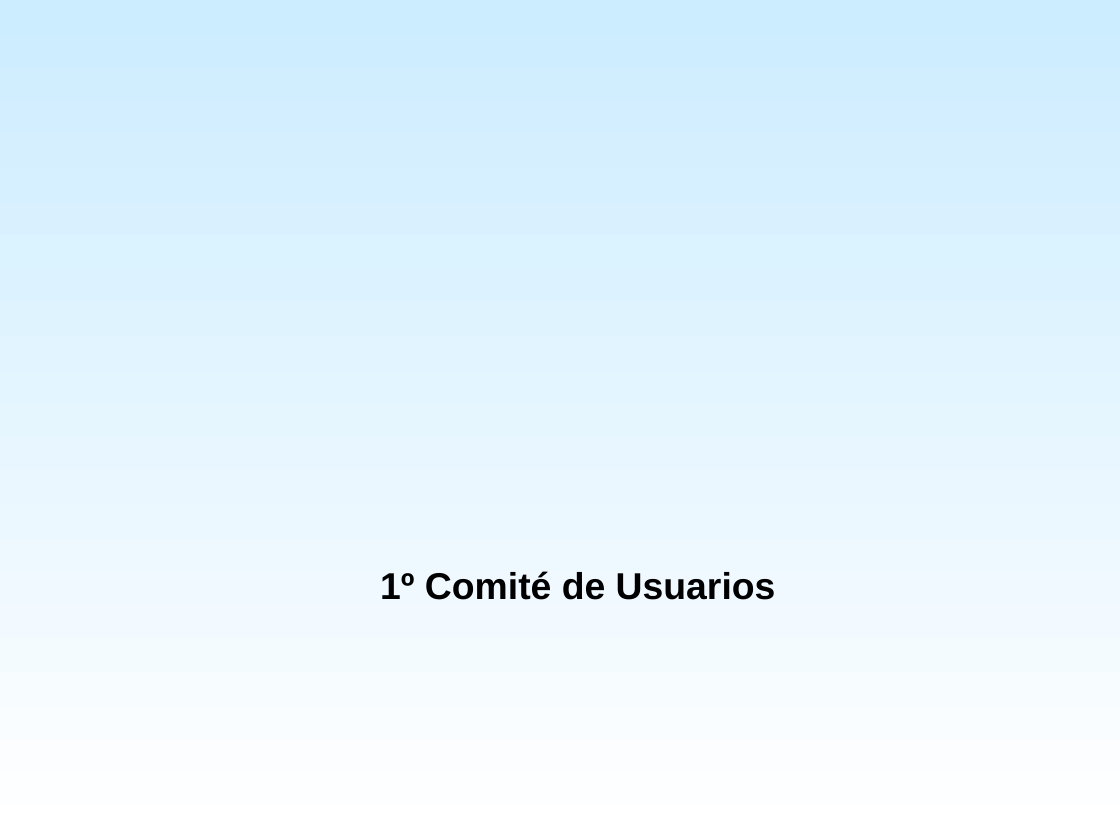
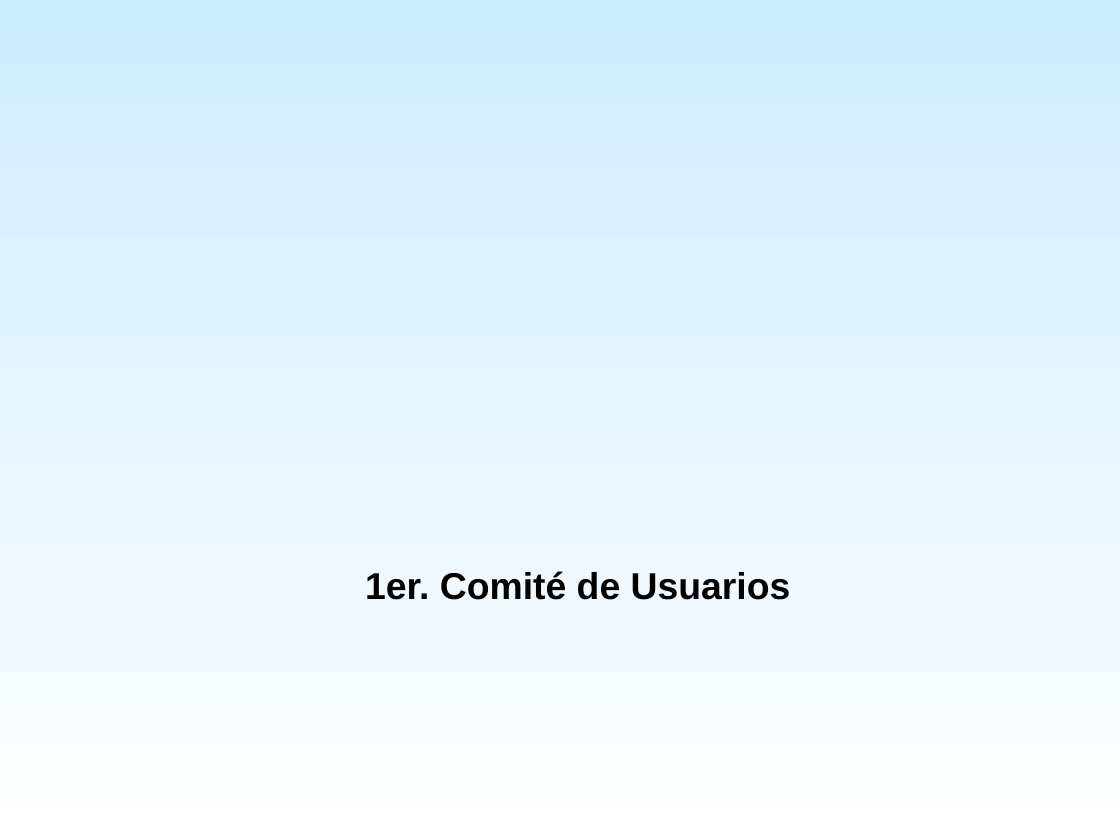
Before and after one commit to SIU-Toba/framework, a slide deck: slide 1 of doc/presentacion/1er Comite Usuarios.ppt. Drawn at 1120x840 pixels with LibreOffice and Linux fonts; fonts in the diff are those of the drawing; background and template pictures are left out. Boxes give left, top, right and bottom in pixels: in the first picture for what was removed or moved away, otherwise in the second. Text is boxed around its words. In the diff, an @@ line names an element or a change of style, - is before the commit and + after.

```diff
--- a/doc/presentacion/1er Comite Usuarios.ppt
+++ b/doc/presentacion/1er Comite Usuarios.ppt
@@ title at (365, 571, 791, 600): text changed @@
-1º Comité de Usuarios
+1er. Comité de Usuarios
```
Also in this commit, not shown: 7 other slides changed, 2 slides added, 2 slides removed.
